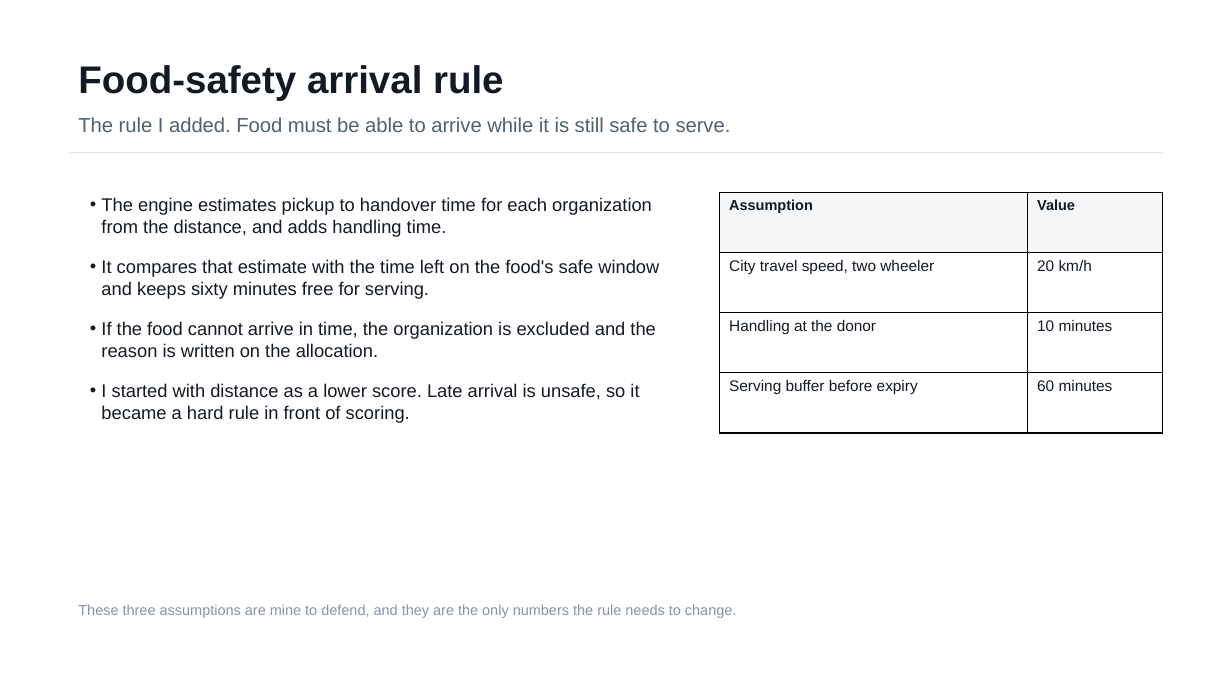
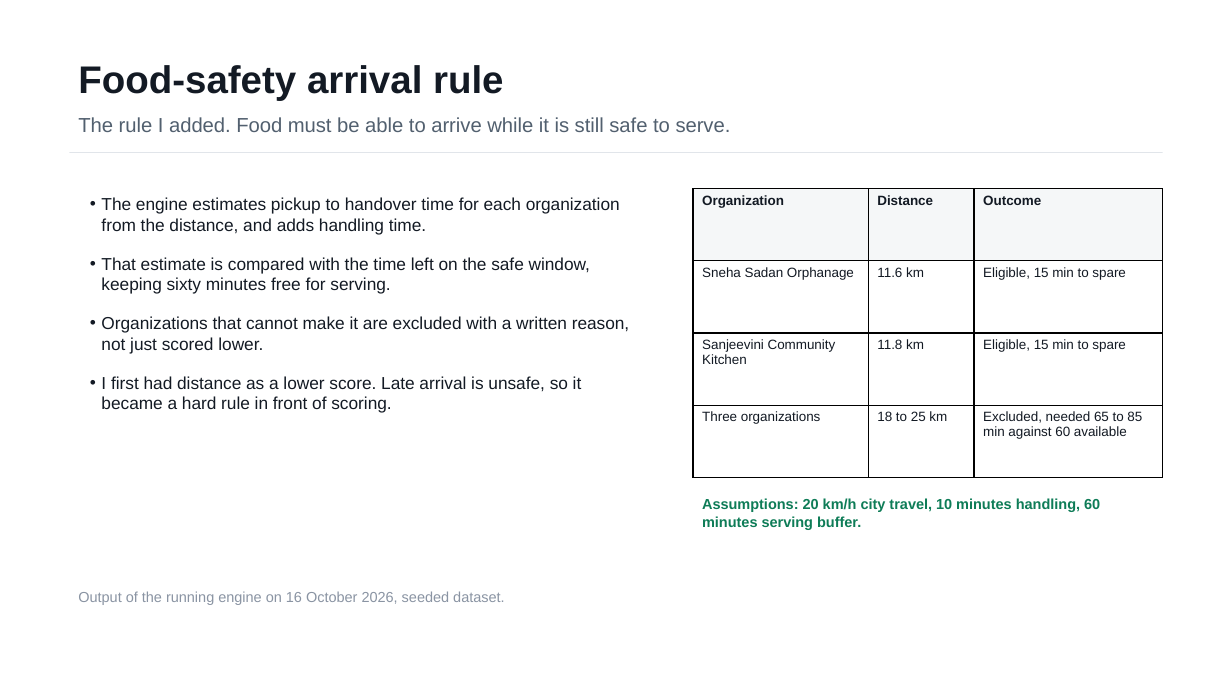
Before and after one commit to AdiByte5/FoodBridge, a slide deck: slide 6 of docs/FoodBridge_Project_Review.pptx (slide 9 before the commit). Drawn at 1232x693 pixels with LibreOffice and Linux fonts; fonts in the diff are those of the drawing. Boxes give left, top, right and bottom in pixels: in the first picture for what was removed or moved away, otherwise in the second. Text is boxed around its words. In the diff, an @@ line names an element or a change of style, - is before the commit and + after.

```diff
--- a/docs/FoodBridge_Project_Review.pptx
+++ b/docs/FoodBridge_Project_Review.pptx
@@ text at [101, 197, 620, 235]: size 14.2 to 13.5 pt in "The engine estimates pickup to handover time ..." @@
@@ table added at [693, 189, 1164, 477], 4 rows, 3 columns @@
+Organization | Distance | Outcome
+Sneha Sadan Orphanage | 11.6 km | Eligible, 15 min to spare
+Sanjeevini Community Kitchen | 11.8 km | Eligible, 15 min to spare
+Three organizations | 18 to 25 km | Excluded, needed 65 to 85 min against 60 available
@@ table removed at [720, 192, 1163, 433], 4 rows, 2 columns @@
-Assumption | Value
-City travel speed, two wheeler | 20 km/h
-Handling at the donor | 10 minutes
-Serving buffer before expiry | 60 minutes
@@ text at [101, 257, 629, 413]: text changed; size 14.2 to 13.5 pt @@
-• It compares that estimate with the time left on the food's safe window and keeps sixty minutes free for serving.
-• If the food cannot arrive in time, the organization is excluded and the reason is written on the allocation.
-• I started with distance as a lower score. Late arrival is unsafe, so it became a hard rule in front of scoring.
+• That estimate is compared with the time left on the safe window, keeping sixty minutes free for serving.
+• Organizations that cannot make it are excluded with a written reason, not just scored lower.
+• I first had distance as a lower score. Late arrival is unsafe, so it became a hard rule in front of scoring.
@@ text added at [702, 498, 1100, 530], 11.2 pt, text #0E7C57, bold @@
+Assumptions: 20 km/h city travel, 10 minutes handling, 60 minutes serving buffer.
@@ text added at [78, 591, 505, 605], 11.2 pt, text #8A94A3 @@
+Output of the running engine on 16 October 2026, seeded dataset.
@@ text removed at [78, 604, 736, 618] @@
-These three assumptions are mine to defend, and they are the only numbers the rule needs to change.
```
Also in this commit, not shown: 4 other slides changed, 3 slides added, 15 slides removed, 1 other file.
